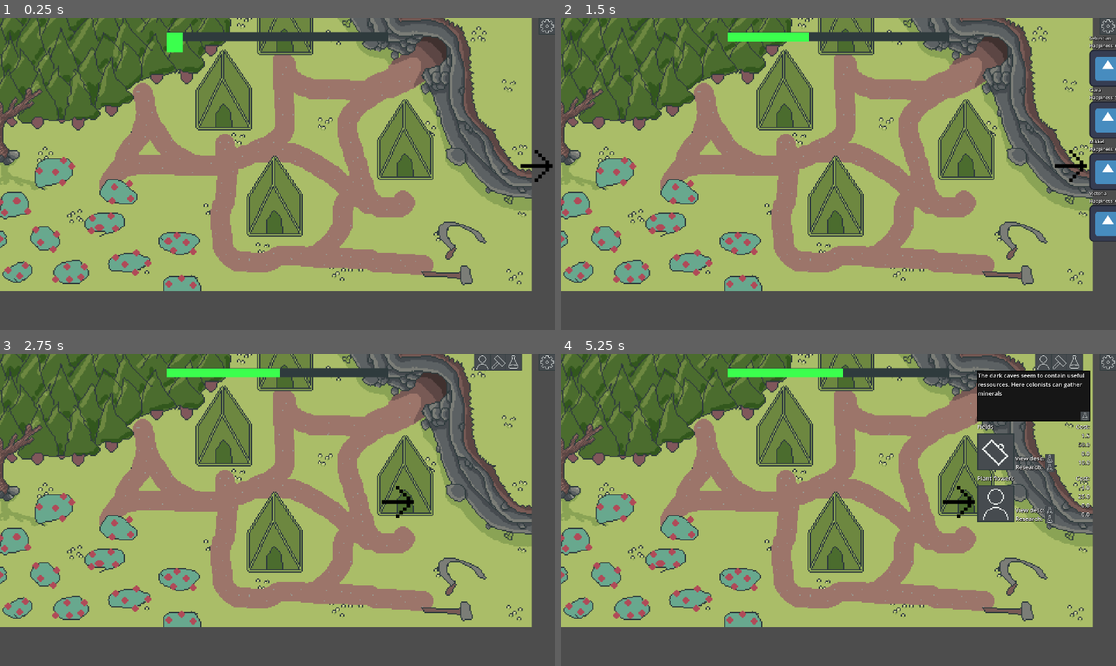
Above: before the commit, frames 1-4 (two rows, left to right).
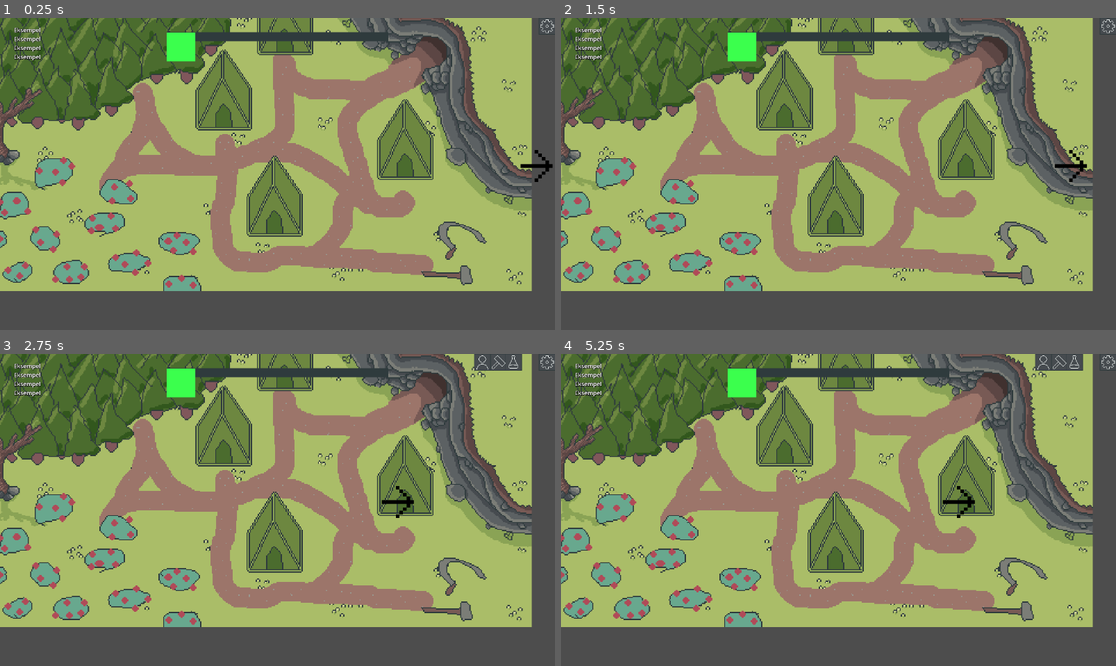
Above: after the commit, the same moments.

Repository: Lueegee1/EksamenDDU
Game: Godot game, scene res://Scenes/Root.tscn
Two runs of this game, one before a commit and one after it. Both use one fixed random seed, a clock stepped at 60 frames per second and the inputs below. The engine's default icon, where the game draws it, is replaced by a stand-in: a white triangle on a blue panel in a dark square.
Inputs (mouse positions are in pixels of both pictures, inside the frame that each line leads up to):
- Up to frame 1 (0.25 s): no input
- Up to frame 2 (1.5 s): click (1110, 27) at 0.5 s; click (1099, 164) at 1.25 s
- Up to frame 3 (2.75 s): click (538, 363) at 2 s
- Up to frame 4 (5.25 s): click (1060, 363) at 2.75 s; click (1077, 363) at 3.5 s; click (1049, 416) at 4.27 s; click (1049, 407) at 5.02 s

The runs differ from the first frame. In frame 1, 0.5% of the frame differs, in the area x 2-36%, y 3-15%; in frame 2, 2.7%; in frame 3, 1.0%; in frame 4, 6.2%, in the area x 2-96%, y 3-55%.
Error after the commit: Invalid assignment of property or key 'GameManager' with value of type 'Node2D (GameManager.gd)' on a base object of type 'Nil'. (res://Scripts/GameManager.gd:…

Commit message:
Morgenarbejde

Diff:
--- /dev/null
+++ b/ddu-eksamen/Assets/Label_settings.tres
@@ -0,0 +1,8 @@
+[gd_resource type="LabelSettings" format=3 uid="uid://coa0fwh54ygsy"]
+
+[resource]
+font_size = 20
+outline_size = 2
+outline_color = Color(0, 0, 0, 1)
+shadow_size = 4
+shadow_color = Color(0, 0, 0, 0.8039216)
--- /dev/null
+++ b/ddu-eksamen/Scenes/BuildCard.tscn
@@ -0,0 +1,142 @@
+[gd_scene format=3 uid="uid://txsaqrmj5c8n"]
+
+[ext_resource type="Texture2D" uid="uid://wf57ycnil5u2" path="res://icon.svg" id="2_ctjep"]
+[ext_resource type="Texture2D" uid="uid://t8q6w2csfxu7" path="res://Assets/temp files/buttons/Sprite-0003-Sheet8.png" id="3_3puww"]
+[ext_resource type="Texture2D" uid="uid://bof7pvd4tu0yp" path="res://Assets/temp files/buttons/Sprite-0003-Sheet4.png" id="4_ctjep"]
+[ext_resource type="Texture2D" uid="uid://csbv60p3aqecs" path="res://Assets/temp files/buttons/Sprite-0003-Sheet-Sheet8.png" id="4_sm8do"]
+[ext_resource type="Texture2D" uid="uid://cvntgiahcs3h3" path="res://Assets/temp files/buttons/Sprite-0003-Sheet-Sheet4.png" id="5_3puww"]
+
+[sub_resource type="LabelSettings" id="LabelSettings_dhpgx"]
+font_size = 20
+outline_size = 2
+outline_color = Color(0, 0, 0, 1)
+shadow_size = 4
+shadow_color = Color(0, 0, 0, 0.8039216)
+
+[node name="BuildCard" type="Control" unique_id=768999311]
+custom_minimum_size = Vector2(415, 175)
+layout_mode = 3
+anchors_preset = 0
+offset_right = 415.0
+offset_bottom = 175.0
+
+[node name="Group1" type="Control" parent="." unique_id=2109116533]
+anchors_preset = 0
+offset_right = 40.0
+offset_bottom = 40.0
+
+[node name="Sprite" type="Sprite2D" parent="Group1" unique_id=1149236437]
+visible = false
+position = Vector2(64, 100)
+texture = ExtResource("2_ctjep")
+
+[node name="Label" type="Label" parent="Group1" unique_id=796735701]
+layout_mode = 0
+offset_right = 173.0
+offset_bottom = 59.0
+text = "Name of research
+"
+label_settings = SubResource("LabelSettings_dhpgx")
+
+[node name="Label2" type="Label" parent="Group1" unique_id=43062341]
+layout_mode = 0
+offset_left = 230.0
+offset_right = 389.0
+offset_bottom = 152.0
+text = "Cost:
+112
+231
+232
+44"
+label_settings = SubResource("LabelSettings_dhpgx")
+horizontal_alignment = 2
+
+[node name="Label3" type="Label" parent="Group1" unique_id=386586081]
+layout_mode = 0
+offset_left = 132.0
+offset_top = 140.0
+offset_right = 226.0
+offset_bottom = 168.0
+text = "Upgrade:"
+label_settings = SubResource("LabelSettings_dhpgx")
+horizontal_alignment = 2
+
+[node name="TextureButton" type="TextureButton" parent="Group1" unique_id=1360335245]
+layout_mode = 0
+offset_left = 235.0
+offset_top = 140.0
+offset_right = 267.0
+offset_bottom = 172.0
+texture_normal = ExtResource("3_3puww")
+texture_pressed = ExtResource("4_sm8do")
+texture_disabled = ExtResource("4_sm8do")
+
+[node name="Label4" type="Label" parent="Group1" unique_id=1870785312]
+layout_mode = 0
+offset_left = 131.0
+offset_top = 110.0
+offset_right = 232.0
+offset_bottom = 138.0
+text = "Build:"
+label_settings = SubResource("LabelSettings_dhpgx")
+horizontal_alignment = 2
+
+[node name="TextureButton2" type="TextureButton" parent="Group1" unique_id=1871101407]
+layout_mode = 0
+offset_left = 235.0
+offset_top = 110.0
+offset_right = 267.0
+offset_bottom = 142.0
+texture_normal = ExtResource("4_ctjep")
+texture_pressed = ExtResource("5_3puww")
+
+[node name="TextureRect" type="TextureRect" parent="Group1" unique_id=298410664]
+layout_mode = 0
+offset_top = 38.0
+offset_right = 128.0
+offset_bottom = 166.0
+texture = ExtResource("2_ctjep")
+
+[node name="Group2" type="Control" parent="." unique_id=1699188147]
+visible = false
+anchors_preset = 0
+offset_right = 40.0
+offset_bottom = 40.0
+
+[node name="ColorRect" type="ColorRect" parent="Group2" unique_id=1043464031]
+z_index = -1
+layout_mode = 0
+offset_right = 391.0
+offset_bottom = 175.0
+color = Color(0, 0, 0, 1)
+
+[node name="ColorRect2" type="ColorRect" parent="Group2" unique_id=191296040]
+layout_mode = 0
+offset_left = 2.0
+offset_top = 2.0
+offset_right = 389.0
+offset_bottom = 173.0
+color = Color(0.0885599, 0.0885599, 0.0885599, 1)
+
+[node name="Label4" type="Label" parent="Group2" unique_id=1500320946]
+layout_mode = 0
+offset_left = 2.0
+offset_top = 2.0
+offset_right = 389.0
+offset_bottom = 173.0
+text = "View desc lorum ipsum View desc lorum ipsum View desc lorum ipsum View desc lorum ipsum View desc lorum ipsum View desc lorum ipsum View desc lorum ipsum "
+label_settings = SubResource("LabelSettings_dhpgx")
+autowrap_mode = 3
+
+[node name="TextureButton2" type="TextureButton" parent="Group2" unique_id=2104746933]
+layout_mode = 0
+offset_left = 357.0
+offset_top = 141.0
+offset_right = 389.0
+offset_bottom = 173.0
+texture_normal = ExtResource("3_3puww")
+texture_pressed = ExtResource("4_sm8do")
+
+[connection signal="pressed" from="Group1/TextureButton" to="." method="_on_research_button_pressed"]
+[connection signal="pressed" from="Group1/TextureButton2" to="." method="_on_description_button_pressed"]
+[connection signal="pressed" from="Group2/TextureButton2" to="." method="_on_description_button_pressed"]
--- a/ddu-eksamen/Scenes/ColonistCard.tscn
+++ b/ddu-eksamen/Scenes/ColonistCard.tscn
@@ -7,16 +7,10 @@
 [ext_resource type="Texture2D" uid="uid://djnu61kuh6ddx" path="res://Assets/temp files/buttons/Sprite-0003-Sheet5.png" id="4_058vy"]
 [ext_resource type="Texture2D" uid="uid://bof7pvd4tu0yp" path="res://Assets/temp files/buttons/Sprite-0003-Sheet4.png" id="5_dybca"]
 [ext_resource type="Texture2D" uid="uid://t8q6w2csfxu7" path="res://Assets/temp files/buttons/Sprite-0003-Sheet8.png" id="6_058vy"]
+[ext_resource type="LabelSettings" uid="uid://coa0fwh54ygsy" path="res://Assets/Label_settings.tres" id="7_stsfk"]
 [ext_resource type="Texture2D" uid="uid://b024y86uuq6qs" path="res://Assets/temp files/buttons/Sprite-0003-Sheet-Sheet5.png" id="8_qthgu"]
 
 [sub_resource type="LabelSettings" id="LabelSettings_dhpgx"]
-outline_size = 2
-outline_color = Color(0, 0, 0, 1)
-shadow_size = 4
-shadow_color = Color(0, 0, 0, 0.8039216)
-
-[sub_resource type="LabelSettings" id="LabelSettings_stsfk"]
-font_size = 20
 outline_size = 2
 outline_color = Color(0, 0, 0, 1)
 shadow_size = 4
@@ -65,12 +59,12 @@
 popup/item_1/text = "Foraging"
 popup/item_1/checkable = 1
 popup/item_1/id = 0
-popup/item_2/text = "Mining"
+popup/item_2/text = "Lumbering"
 popup/item_2/checkable = 1
-popup/item_2/id = 1
-popup/item_3/text = "Lumbering"
+popup/item_2/id = 2
+popup/item_3/text = "Mining"
 popup/item_3/checkable = 1
-popup/item_3/id = 2
+popup/item_3/id = 1
 popup/item_4/text = "Studying"
 popup/item_4/checkable = 1
 popup/item_4/id = 3
@@ -166,7 +160,7 @@
 offset_right = 414.0
 offset_bottom = 173.0
 text = "View desc lorum ipsum View desc lorum ipsum View desc lorum ipsum View desc lorum ipsum View desc lorum ipsum View desc lorum ipsum View desc lorum ipsum "
-label_settings = SubResource("LabelSettings_stsfk")
+label_settings = ExtResource("7_stsfk")
 autowrap_mode = 3
 
 [node name="TextureButton2" type="TextureButton" parent="Group2" unique_id=1468104571]
--- a/ddu-eksamen/Scenes/Game.tscn
+++ b/ddu-eksamen/Scenes/Game.tscn
@@ -22,6 +22,7 @@
 [ext_resource type="Texture2D" uid="uid://dno26u0libpru" path="res://Assets/temp files/buttons/Sprite-0003-Sheet7.png" id="19_jn8rg"]
 [ext_resource type="Texture2D" uid="uid://bronxu1ra3c4l" path="res://Assets/temp files/buttons/Sprite-0003-Sheet-Sheet7.png" id="20_umnjm"]
 [ext_resource type="Texture2D" uid="uid://dvowenexx3puy" path="res://Assets/temp files/buttons/Arrowplaceholder.png" id="21_vvhu1"]
+[ext_resource type="LabelSettings" uid="uid://coa0fwh54ygsy" path="res://Assets/Label_settings.tres" id="22_18uti"]
 [ext_resource type="Texture2D" uid="uid://cksnss8odk8hf" path="res://Assets/GroundBase.png" id="23_4eqlp"]
 [ext_resource type="Texture2D" uid="uid://baraxxl2mqxgd" path="res://Assets/PathBase.png" id="24_18uti"]
 [ext_resource type="Texture2D" uid="uid://8g8mp25u8g77" path="res://Assets/CaveBase.png" id="25_khy6b"]
@@ -243,7 +244,7 @@
 [node name="ColonistScroll" type="ScrollContainer" parent="UI/RootMenu" unique_id=476092129]
 layout_mode = 0
 offset_right = 480.0
-offset_bottom = 720.0
+offset_bottom = 1025.0
 follow_focus = true
 scroll_hint_mode = 2
 
@@ -256,7 +257,7 @@
 [node name="ResearchScroll" type="ScrollContainer" parent="UI/RootMenu" unique_id=685978377]
 layout_mode = 0
 offset_right = 480.0
-offset_bottom = 720.0
+offset_bottom = 1025.0
 follow_focus = true
 scroll_hint_mode = 2
 
@@ -269,7 +270,7 @@
 [node name="BuildScroll" type="ScrollContainer" parent="UI/RootMenu" unique_id=1474596978]
 layout_mode = 0
 offset_right = 480.0
-offset_bottom = 720.0
+offset_bottom = 1005.0
 follow_focus = true
 scroll_hint_mode = 2
 
@@ -278,6 +279,17 @@
 
 [node name="TextureRect" type="TextureRect" parent="UI/RootMenu/BuildScroll/BuildMenu" unique_id=338443339]
 layout_mode = 2
+
+[node name="Ressources" type="Label" parent="UI" unique_id=404524752]
+offset_left = 48.0
+offset_top = 27.0
+offset_right = 178.0
+offset_bottom = 192.0
+text = "Eksempel
+Eksempel
+Eksempel
+Eksempel"
+label_settings = ExtResource("22_18uti")
 
 [node name="WorkingTemplate" type="Sprite2D" parent="." unique_id=1840243623]
 visible = false
@@ -321,6 +333,7 @@
 sprite_frames = SubResource("SpriteFrames_m15vq")
 
 [node name="Colonistholder" type="Node2D" parent="." unique_id=1253987628]
+z_index = 3
 
 [node name="Buldingmarkers" type="Node2D" parent="." unique_id=1553048053]
 
--- a/ddu-eksamen/Scripts/ColonistCard.gd
+++ b/ddu-eksamen/Scripts/ColonistCard.gd
@@ -71,8 +71,8 @@
 		# Check the matching item
 	match workplace:
 		"farm": popup.set_item_checked(1, true)
-		"mine": popup.set_item_checked(2, true)
-		"plants": popup.set_item_checked(3, true)
+		"mine": popup.set_item_checked(3, true)
+		"plants": popup.set_item_checked(2, true)
 		"research_lab": popup.set_item_checked(4, true)
 		"unemployed": popup.set_item_checked(0, true)
 	match workplace:
@@ -83,6 +83,17 @@
 		"unemployed": workplace="Leisure"
 	workbutton.text = "Currently: " + workplace + "
 	Assign to"
+
+	if Global.GameManager.researches[2]["researched"]==1:
+		popup.set_item_disabled(3,false)
+	else:
+		popup.set_item_disabled(3,true)
+	# if research table built
+		#popup.set_item_disabled(4,false)
+	#else:
+		#popup.set_item_disabled(4,true)
+
+
 func update_house_checkbox() -> void:
 	var house
 	for i in Global.GameManager.housing_dictionary:
@@ -115,6 +126,17 @@
 	else:
 		housebutton.text = "Currently: " + str(house) + "
 		Assign to"
+
+	var house_count = 0
+	for key in Global.GameManager.housing_dictionary.keys():
+			if key.begins_with("house"):
+				house_count += 1
+	for i in range(house_count):
+		popup.set_item_disabled(i+1, false)
+	while house_count < 4:
+		popup.set_item_disabled(house_count+1, true)
+		house_count+=1
+
 func trait_name(index):
 	return(str(Global.GameManager.trait_dict[Global.GameManager.colonist_dict[name_of_colonist][index]]["name"]))
 
--- a/ddu-eksamen/Scripts/GameManager.gd
+++ b/ddu-eksamen/Scripts/GameManager.gd
@@ -29,7 +29,7 @@
 	"research_points": "research_lab",
 }
 var base_happiness = 50
-var colony_start_amount = 6                # the amount of colonists that starts in the colony
+var colony_start_amount = 4                # the amount of colonists that starts in the colony
 var total_trait_amount = 6                 # the amount of traits each colonist has
 var current_tick = 0                       # sets current_tick to zero
 var research_prod_modifier:float = 0.1
--- a/ddu-eksamen/Scripts/UI.gd
+++ b/ddu-eksamen/Scripts/UI.gd
@@ -94,7 +94,7 @@
 		if character not in colonists_card_dict:
 			var card = character_card.instantiate()
 			$RootMenu/ColonistScroll/ColonistMenu.add_child(card)
-			card.setup(character, "res://icon.svg")
+			card.setup(character, "res://Assets/temp files/buttons/Sprite-0003-Sheet3.png")
 			colonists_card_dict[character] = card
 
 	var to_remove = []
@@ -121,6 +121,12 @@
 		$RootMenu/ResearchScroll/ResearchMenu.remove_child(research_card_dict[research])
 		research_card_dict.erase(research)
 
+func update_ressources():
+	$Ressources.text = str(Global.plant_matter) + "
+	" + str(Global.minerals) + "
+	" + str(Global.food) + "
+	" + str(Global.research_points)
+
 
 func _ready() -> void:
 	position_elements()
@@ -131,6 +137,7 @@
 func _process(delta: float) -> void:
 	update_happiness_bar(delta)
 	update_menus(delta)
+	update_ressources()
 
 
 func _on_button_pressed(button):
--- a/ddu-eksamen/project.godot
+++ b/ddu-eksamen/project.godot
@@ -17,7 +17,7 @@
 
 [autoload]
 
-Global="*uid://bjw1gkbm8tlki"
+Global="*uid://b4xuwnefu4th4"
 
 [display]
 
